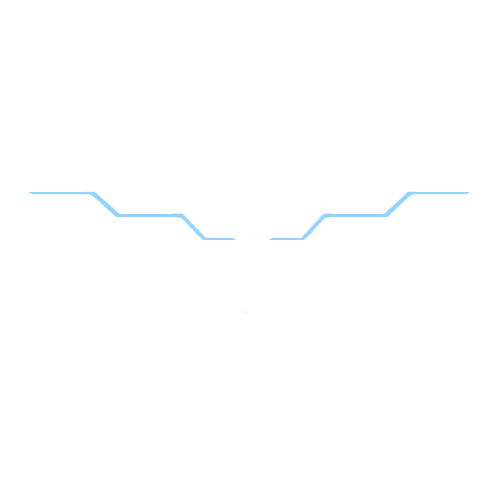
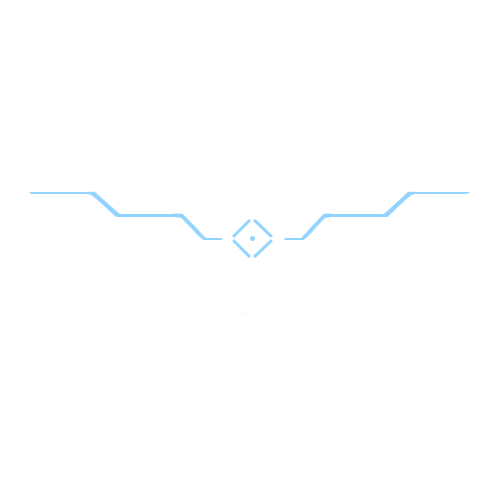
Before/after of a 500x500 layered artwork. What changed in the layer stack:
added layer "Middle box cross hair" above "lines for Cross hair" over bbox(232, 219, 273, 258)
renamed "Layer 2" to "lines for Cross hair", painted on it over bbox(180, 185, 286, 240)
